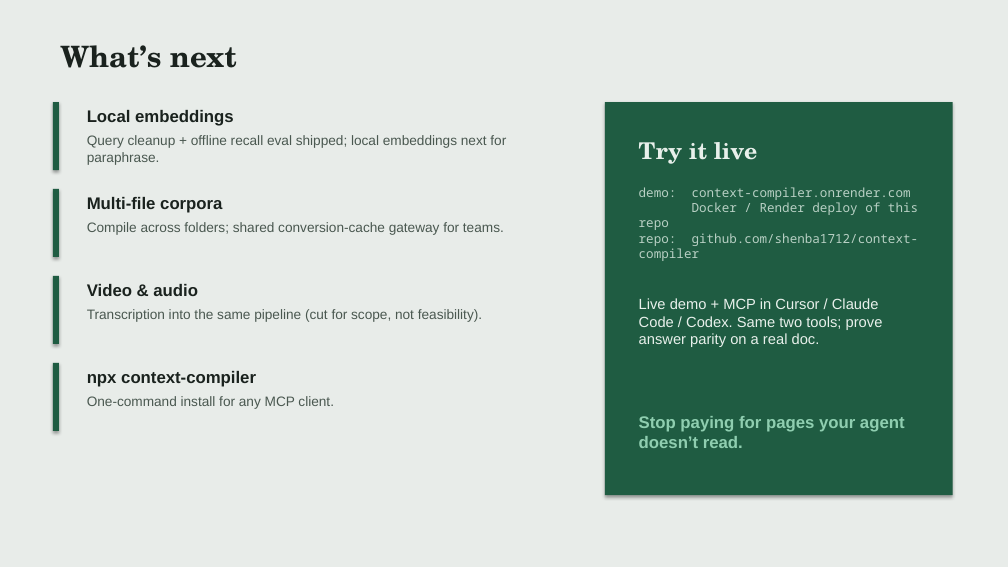
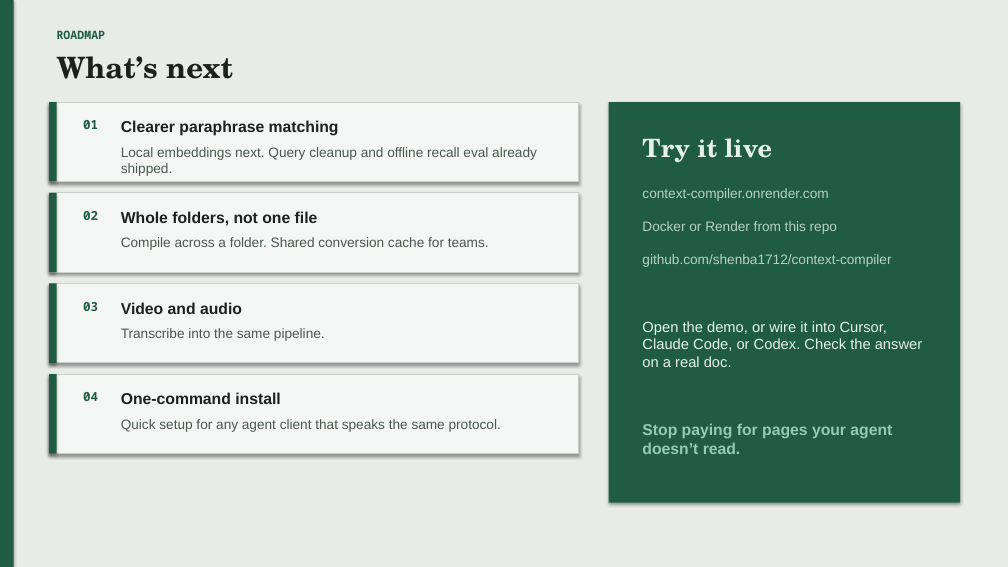
Before and after one commit to shenba1712/context-compiler, a slide deck: slide 6 of pitch/context-compiler-pitch.pptx. Drawn at 1008x567 pixels with LibreOffice and Linux fonts; fonts in the diff are those of the drawing. Boxes give left, top, right and bottom in pixels: in the first picture for what was removed or moved away, otherwise in the second. Text is boxed around its words. In the diff, an @@ line names an element or a change of style, - is before the commit and + after.

Commit message:
Rewrite pitch deck in plain English for a human voice.
Drop jargon and keep Forest theme copy aligned across DECK.md and the pptx.

```diff
--- a/pitch/context-compiler-pitch.pptx
+++ b/pitch/context-compiler-pitch.pptx
@@ rectangle added at (x1=0, y1=0, x2=14, y2=567), fill #1F5C42 @@
@@ text "What’s next" moved from (x1=60, y1=45, x2=237, y2=68) to (x1=57, y1=56, x2=233, y2=79) @@
@@ text added at (x1=57, y1=30, x2=106, y2=39), 11 pt, text #1F5C42, bold @@
+ROADMAP
@@ rectangle resized from (x1=53, y1=189, x2=59, y2=257) to (x1=49, y1=102, x2=57, y2=181) @@
@@ rectangle added at (x1=49, y1=102, x2=578, y2=181), fill #F3F6F4, outline #C8D2CB 1 pt @@
@@ text removed at (x1=87, y1=110, x2=234, y2=126) @@
-Local embeddings
@@ rectangle resized from (x1=605, y1=102, x2=953, y2=495) to (x1=609, y1=102, x2=960, y2=503) @@
@@ text added at (x1=83, y1=120, x2=98, y2=129), 12 pt, text #1F5C42, bold @@
+01
@@ text at (x1=121, y1=147, x2=537, y2=176): text changed @@
-Query cleanup + offline recall eval shipped; local embeddings next for paraphrase.
+Local embeddings next. Query cleanup and offline recall eval already shipped.
@@ text added at (x1=121, y1=120, x2=339, y2=136), 15 pt, text #1A221E, bold @@
+Clearer paraphrase matching
@@ text "Try it live" at (x1=642, y1=138, x2=773, y2=162): size 22 to 24 pt @@
@@ rectangle resized from (x1=53, y1=102, x2=59, y2=170) to (x1=49, y1=193, x2=57, y2=272) @@
@@ rectangle added at (x1=49, y1=193, x2=578, y2=272), fill #F3F6F4, outline #C8D2CB 1 pt @@
@@ text removed at (x1=87, y1=197, x2=222, y2=213) @@
-Multi-file corpora
@@ text at (x1=642, y1=188, x2=891, y2=267): text changed; size 12 to 13 pt; font Noto Sans Mono to Arial @@
-demo: context-compiler.onrender.com
-Docker / Render deploy of this repo
-repo: github.com/shenba1712/context-compiler
+context-compiler.onrender.com
+Docker or Render from this repo
+github.com/shenba1712/context-compiler
@@ text added at (x1=83, y1=211, x2=98, y2=220), 12 pt, text #1F5C42, bold @@
+02
@@ text at (x1=121, y1=237, x2=489, y2=250): text changed @@
-Compile across folders; shared conversion-cache gateway for teams.
+Compile across a folder. Shared conversion cache for teams.
@@ text added at (x1=121, y1=211, x2=318, y2=226), 15 pt, text #1A221E, bold @@
+Whole folders, not one file
@@ rectangle resized from (x1=53, y1=276, x2=59, y2=344) to (x1=49, y1=284, x2=57, y2=363) @@
@@ rectangle added at (x1=49, y1=284, x2=578, y2=363), fill #F3F6F4, outline #C8D2CB 1 pt @@
@@ text added at (x1=83, y1=302, x2=98, y2=311), 12 pt, text #1F5C42, bold @@
+03
@@ text at (x1=121, y1=302, x2=242, y2=314): text changed; size 16 to 15 pt @@
-Video & audio
+Video and audio
@@ text at (x1=121, y1=328, x2=325, y2=341): text changed @@
-Transcription into the same pipeline (cut for scope, not feasibility).
+Transcribe into the same pipeline.
@@ text at (x1=642, y1=321, x2=922, y2=367): text changed @@
-Live demo + MCP in Cursor / Claude Code / Codex. Same two tools; prove answer parity on a real doc.
+Open the demo, or wire it into Cursor, Claude Code, or Codex. Check the answer on a real doc.
@@ rectangle resized from (x1=53, y1=363, x2=59, y2=431) to (x1=49, y1=374, x2=57, y2=454) @@
@@ rectangle added at (x1=49, y1=374, x2=578, y2=454), fill #F3F6F4, outline #C8D2CB 1 pt @@
@@ text removed at (x1=87, y1=371, x2=256, y2=387) @@
-npx context-compiler
@@ text added at (x1=83, y1=392, x2=98, y2=401), 12 pt, text #1F5C42, bold @@
+04
@@ text at (x1=121, y1=392, x2=280, y2=404): text changed; size 13 to 15 pt; text colour #4A5850 to #1A221E; bold on @@
-One-command install for any MCP client.
+One-command install
@@ text added at (x1=121, y1=419, x2=501, y2=432), 13 pt, text #4A5850 @@
+Quick setup for any agent client that speaks the same protocol.
@@ text "Stop paying for pages your ..." moved from (x1=639, y1=416, x2=905, y2=448) to (x1=642, y1=423, x2=892, y2=454) @@
@@ text "Stop paying for pages your ..." at (x1=642, y1=423, x2=892, y2=454): size 16 to 15 pt @@
```
Also in this commit, not shown: 2 other slides changed, 3 slides added, 3 slides removed, 1 other file.
